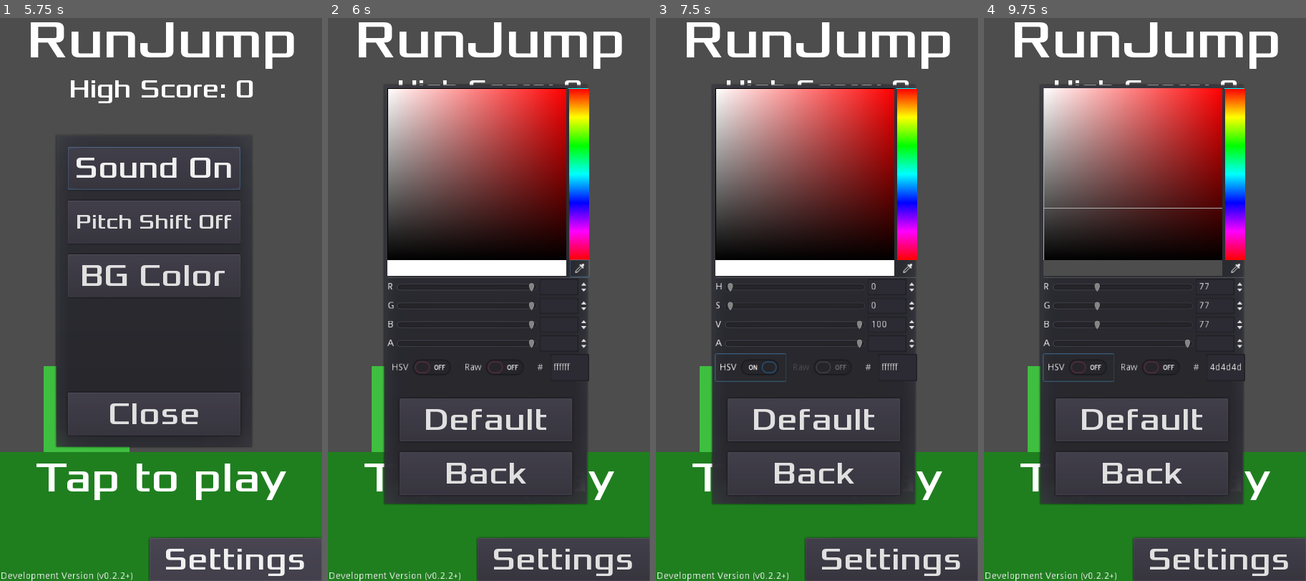
Above: before the commit, frames 1-4 (left to right).
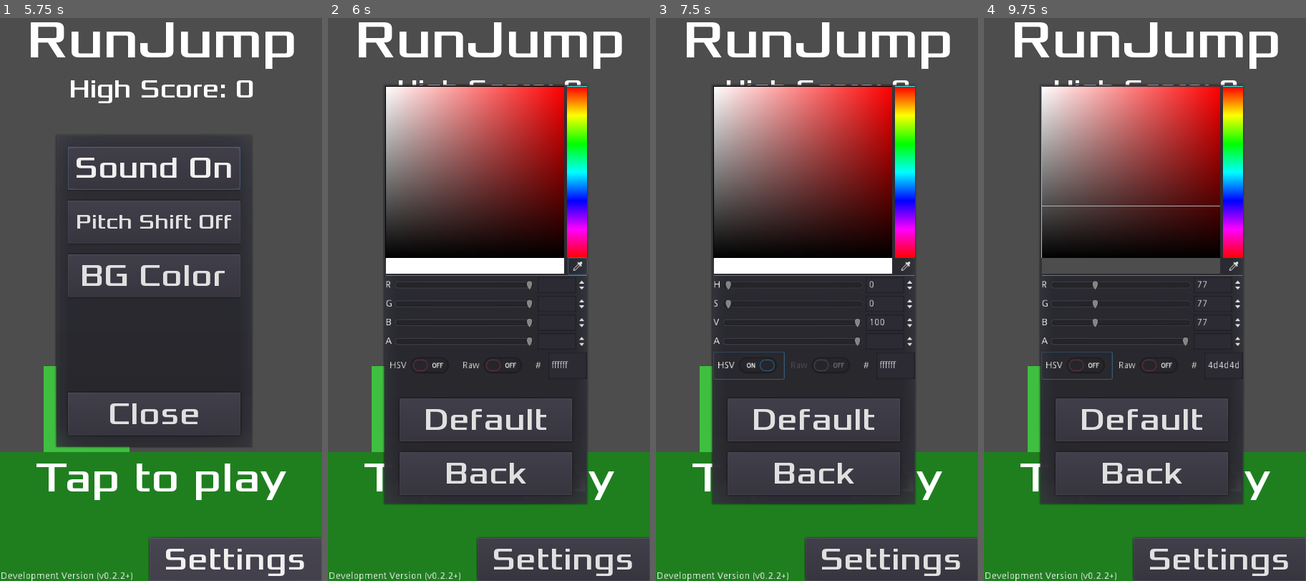
Above: after the commit, the same moments.

Repository: tomas7770/RunJump
Game: Godot game, scene res://scenes/Title.tscn
The game is run twice, just before and just after one commit, with the same random seed, the same clock (stepped at 60 frames per second) and the same inputs.
Inputs (mouse positions are in pixels of both pictures, inside the frame that each line leads up to):
- Up to frame 1 (5.75 s): click "Normal" at 0.5 s; click "Easy" at 1.25 s; click "Normal" at 2 s; click "Easy" at 2.75 s; click "Normal" at 3.5 s; click "Easy" at 4.25 s; click "Settings" at 5 s
- Up to frame 2 (6 s): click "BG Color" at 5.75 s
- Up to frame 3 (7.5 s): click (907, 265) at 6.5 s; click "HSV" at 7.25 s
- Up to frame 4 (9.75 s): click "Default" at 8 s; click (1235, 265) at 8.75 s; click "HSV" at 9.5 s

Frame 1 is identical in both runs. In frame 2, 2.8% of the frame differs, in the area x 17-82%, y 12-65%; in frame 3, 2.8%; in frame 4, 2.9%.

Commit message:
Readjust color picker margins

Diff:
--- a/scenes/SettingsHUD.tscn
+++ b/scenes/SettingsHUD.tscn
@@ -145,10 +145,10 @@
 }
 
 [node name="ColorPicker" type="ColorPicker" parent="ColorSettings"]
-margin_left = 4.0
-margin_top = 4.0
-margin_right = 4.0
-margin_bottom = 4.0
+margin_left = 1.0
+margin_top = 1.0
+margin_right = 1.0
+margin_bottom = 1.0
 presets_enabled = false
 presets_visible = false
 __meta__ = {
@@ -184,6 +184,7 @@
 __meta__ = {
 "_edit_use_anchors_": false
 }
+
 [connection signal="pressed" from="MainSettings/ScrollContainer/VBoxContainer/MuteButton" to="." method="_on_MuteButton_pressed"]
 [connection signal="pressed" from="MainSettings/ScrollContainer/VBoxContainer/SFXShiftButton" to="." method="_on_SFXShiftButton_pressed"]
 [connection signal="pressed" from="MainSettings/ScrollContainer/VBoxContainer/ColorButton" to="." method="_on_ColorButton_pressed"]
